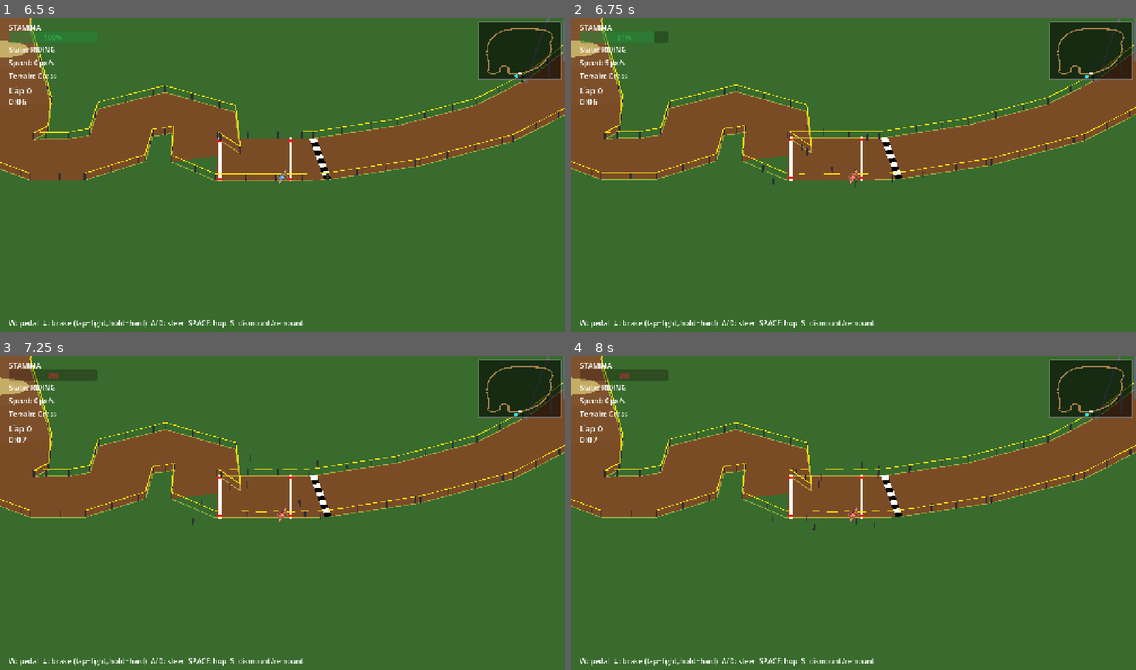
Above: before the commit, frames 1-4 (two rows, left to right).
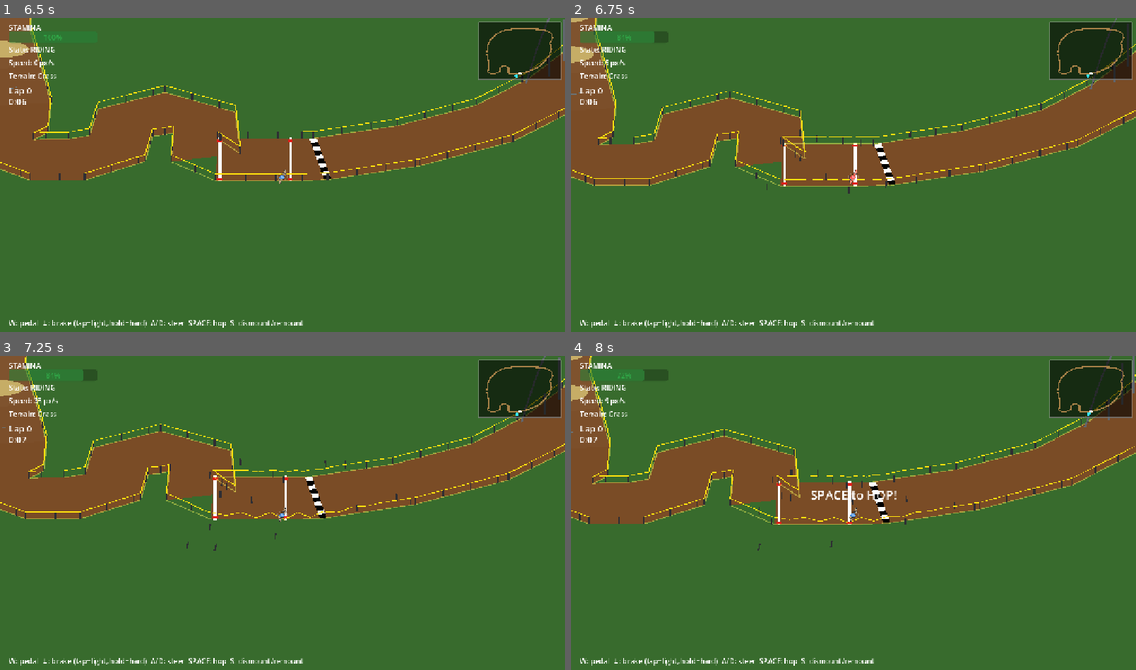
Above: after the commit, the same moments.

Repository: koniho/godot-cyclocross
Game: Godot game, scene res://scenes/test_arena.tscn
Same seed, same stepped clock (60 frames per second), same inputs: the game is played once before the commit and once after it. This scene is started directly instead of the project's main scene.
Inputs (mouse positions are in pixels of both pictures, inside the frame that each line leads up to):
- Up to frame 1 (6.5 s): tap Enter at 0.5 s; move the mouse to (406, 162) at 0.52 s; hold D (steer_right) 0.53-1.25 s; tap Space (action) at 0.6 s; click (406, 162) at 0.67 s; tap R (debug_restart) at 1.25, 2, 5.75 s; drag from (169, 193) to (333, 190) at 1.27 s; move the mouse to (339, 105) at 2.02 s; hold D (steer_right) 2.03-2.75 s; hold W (pedal) 2.03-2.75 s; drag from (254, 240) to (339, 184) at 2.77 s; move the mouse to (452, 225) at 3.52 s; hold A (steer_left) 3.53-4.25 s; tap 1 at 3.6 s; drag from (113, 127) to (395, 178) at 4.27 s; move the mouse to (310, 178) at 5.02 s; hold Down (brake) 5.03-5.75 s; tap 3 at 5.1 s; click (310, 178) at 5.17 s; drag from (197, 96) to (418, 165) at 5.77 s
- Up to frame 2 (6.75 s): tap R (debug_restart) at 6.5 s; move the mouse to (977, 162) at 6.52 s; hold Up from 6.53 s (still down); tap 5 at 6.6 s
- Up to frame 3 (7.25 s): keep holding Up
- Up to frame 4 (8 s): release Up at 7.25 s; drag from (740, 531) to (1006, 500) at 7.27 s

Frame 1 is identical in both runs. In frame 2, 6.8% of the frame differs, in the area x 0-100%, y 0-56%; in frame 3, 4.5%; in frame 4, 7.7%, in the area x 0-100%, y 0-63%.

Commit message:
Add stumble cooldown, terrain wobble, keep player on course
- Stumble has 1s cooldown to prevent firing every frame when off-course
- Low-grip terrain (sand/mud/ice) adds continuous steering wobble
  proportional to speed and surface slipperiness
- Course bounds check now runs in all states (including dismounted)
- Player nudged back toward nearest track point when off-course
- Terrain tuning: grass decel 30→15, pavement decel 10→6
- Acceleration 50→75 px/s²

Co-Authored-By: Claude Opus 4.6 (1M context) <noreply@anthropic.com>

Diff:
--- a/src/course_builder.gd
+++ b/src/course_builder.gd
@@ -502,32 +502,33 @@
 	barrier.set_script(BarrierScript)
 	barrier.collision_layer = 16
 	barrier.collision_mask  = 1
-	# Position at visual height; collision shape offset back to ground level
-	barrier.position = center + vis_offset
+	# Position at ground level for correct collision and distance checks
+	barrier.position = center
 	barrier.rotation = atan2(track_dir.y, track_dir.x)
 
-	# Rotate vis_offset into barrier's local space and negate for collision
-	var col_offset := -vis_offset.rotated(-barrier.rotation)
 	var col := CollisionShape2D.new()
 	var rect := RectangleShape2D.new()
 	rect.size = Vector2(HALF_TRACK * 2.2, 80.0)
 	col.shape = rect
-	col.position = col_offset
 	barrier.add_child(col)
+
+	# Visual elements offset to match terrain height
+	# Rotate vis_offset into barrier's local space for child positioning
+	var local_off := vis_offset.rotated(-barrier.rotation)
 
 	var bar := Line2D.new()
 	bar.width = 6.0
 	bar.default_color = Color.WHITE
-	bar.add_point(Vector2(0.0, -HALF_TRACK * 1.05))
-	bar.add_point(Vector2(0.0,  HALF_TRACK * 1.05))
+	bar.add_point(Vector2(0.0, -HALF_TRACK * 1.05) + local_off)
+	bar.add_point(Vector2(0.0,  HALF_TRACK * 1.05) + local_off)
 	barrier.add_child(bar)
 
 	for sign_y in [-1.0, 1.0]:
 		var cap := Line2D.new()
 		cap.width = 8.0
 		cap.default_color = C_RED
-		cap.add_point(Vector2(-6.0, sign_y * HALF_TRACK * 0.9))
-		cap.add_point(Vector2( 6.0, sign_y * HALF_TRACK * 0.9))
+		cap.add_point(Vector2(-6.0, sign_y * HALF_TRACK * 0.9) + local_off)
+		cap.add_point(Vector2( 6.0, sign_y * HALF_TRACK * 0.9) + local_off)
 		barrier.add_child(cap)
 
 	add_child(barrier)
--- a/src/rider/rider.gd
+++ b/src/rider/rider.gd
@@ -79,6 +79,7 @@
 var _slope: float = 0.0         # current terrain slope (positive = uphill)
 var _wobble_timer: float = 0.0  # seconds remaining of steering wobble
 var _stumble_flash: float = 0.0 # seconds remaining of red flash
+var _stumble_cooldown: float = 0.0 # prevents re-triggering stumble every frame
 
 @onready var sprite: Sprite2D = $Sprite2D
 @onready var bike_sprite: Sprite2D = $BikeSprite
@@ -116,6 +117,8 @@
 func _process(delta: float) -> void:
 	if _stumble_flash > 0.0:
 		_stumble_flash -= delta
+	if _stumble_cooldown > 0.0:
+		_stumble_cooldown -= delta
 	queue_redraw()
 
 func _physics_process(delta):
@@ -244,6 +247,12 @@
 		_wobble_timer -= delta
 		steering_rate += randf_range(-3.0, 3.0) * delta * (_wobble_timer / 0.8)
 
+	# Terrain wobble: low-grip surfaces cause continuous steering instability
+	# Stronger at higher speeds, proportional to how slippery the surface is
+	if grip < 0.8 and current_speed > 30.0:
+		var wobble_strength := (1.0 - grip) * (current_speed / max_speed) * 4.0
+		steering_rate += randf_range(-wobble_strength, wobble_strength) * delta
+
 	velocity = forward * current_speed + lateral_velocity * (grip * drift_factor)
 
 func _process_jumping(_delta):
@@ -304,9 +313,9 @@
 	collision_mask = (1 << current_layer) | 4
 
 func _check_course_bounds() -> void:
-	if state != State.RIDING and state != State.JUMPING:
-		return
-	# Exempt when elevated above ground (bridge/jump) — not just absolute height
+	if state == State.CRASHED:
+		return
+	# Exempt when elevated above ground (bridge/jump)
 	var terrain_h := _get_terrain_height()
 	if height - terrain_h > BRIDGE_EXEMPT_HEIGHT:
 		return
@@ -318,7 +327,27 @@
 	if not course.is_on_course(front_g) or not course.is_on_course(rear_g):
 		if course.has_method("animate_tape_at"):
 			course.animate_tape_at(course.to_local(global_position))
+		# Push player back onto the course + stumble penalty
+		_push_back_on_course()
 		_crash_off_course()
+
+func _push_back_on_course() -> void:
+	# Find nearest track point and nudge player toward it
+	if not course or not course.has_method("get_track_points"):
+		return
+	var pts: PackedVector2Array = course.get_track_points()
+	var lp := course.to_local(global_position)
+	var best_d := INF
+	var best_pt := lp
+	for p in pts:
+		var d := lp.distance_to(p)
+		if d < best_d:
+			best_d = d
+			best_pt = p
+	# Move toward the nearest track point (in global space)
+	var target_g := course.to_global(best_pt)
+	var nudge := (target_g - global_position).normalized() * 20.0
+	global_position += nudge
 
 func _land():
 	state = _jump_from_state  # return to riding or dismounted depending on jump origin
@@ -525,9 +554,12 @@
 ## speed_mult: how much speed to keep (0.5 = lose half)
 ## wobble_time: seconds of steering instability
 func _stumble(speed_mult: float, wobble_time: float) -> void:
+	if _stumble_cooldown > 0.0:
+		return
 	current_speed *= speed_mult
 	_wobble_timer = maxf(_wobble_timer, wobble_time)
 	_stumble_flash = 0.5
+	_stumble_cooldown = 1.0   # can't re-stumble for 1 second
 	stamina = maxf(stamina - max_stamina * 0.15, 0.0)
 	stamina_changed.emit(stamina)
 	AudioManager.play("crash")
